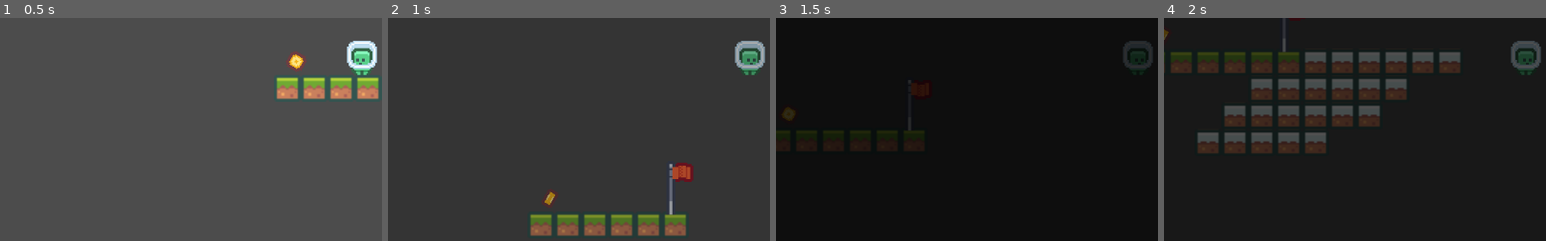
Above: before the commit, frames 1-4 (left to right).
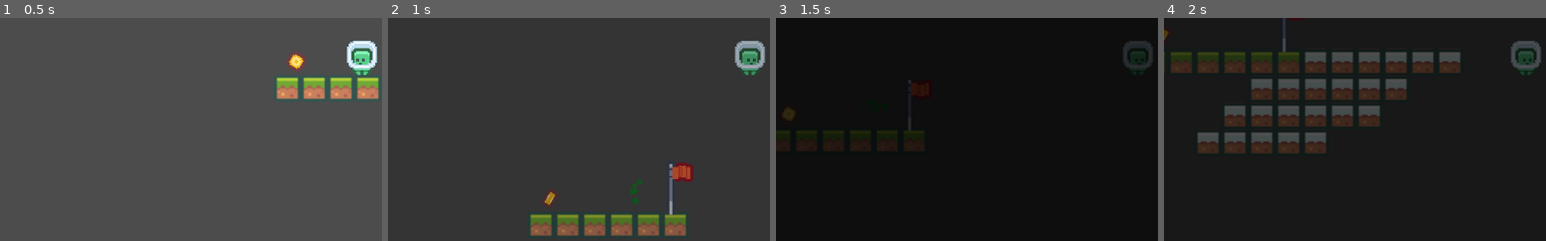
Above: after the commit, the same moments.

Repository: jlrm01-uni/PlatformerGame
Game: Godot game, scene res://levels/level1.tscn
Two runs of this game, one before a commit and one after it. Both use one fixed random seed, a clock stepped at 60 frames per second and the inputs below.
Inputs:
- Up to frame 1 (0.5 s): no input
- Up to frame 2 (1 s): tap Enter at 0.5 s; hold D (walk_right) from 0.53 s (still down); tap Space (jump) at 0.6, 0.77 s
- Up to frame 3 (1.5 s): keep holding D (walk_right); tap Space (jump) at 1.07, 1.35 s
- Up to frame 4 (2 s): keep holding D (walk_right); tap Space (jump) at 1.52, 1.82 s
The pictures show only the part of the screen within x 3-53%, y 41-91%; the shares and areas given below are measured in that part.

Frame 1 is identical in both runs. In frame 2, 0.1% of the frame differs, in the area x 63-67%, y 72-84%; in frame 3, less than 0.1%; in frame 4, nothing differs.

Commit message:
added particles when jumping

Diff:
--- a/Player.gd
+++ b/Player.gd
@@ -6,6 +6,8 @@
 
 onready var sprite = $Sprite
 onready var idle_timer = $IdleTimer
+
+var jump_particles_scene = load("res://jump_particles.tscn")
 
 var velocity: Vector2 = Vector2()
 
@@ -35,6 +37,7 @@
 		if is_on_floor():
 			velocity.y = -jump_force
 			set_idle(false)
+			show_jumping_particles()
 
 	velocity.y = velocity.y + GRAVITY * delta
 
@@ -42,6 +45,14 @@
 
 	if velocity.y != 0 and not is_on_floor():
 		idle_timer.start()
+
+func show_jumping_particles():
+	var instance = jump_particles_scene.instance()
+
+	instance.position = self.global_position
+	instance.emitting = true
+
+	get_tree().root.add_child(instance)
 
 func _on_IdleTimer_timeout():
 	set_idle(true)
--- /dev/null
+++ b/jump_particles.gd
@@ -0,0 +1,14 @@
+extends Particles2D
+
+onready var particles_2d: Particles2D = $"."
+
+func _ready() -> void:
+	pass # Replace with function body.
+
+
+
+
+func _on_Timer_timeout() -> void:
+	if not particles_2d.emitting:
+		print("releasing the particles!")
+		queue_free()
--- /dev/null
+++ b/jump_particles.tscn
@@ -0,0 +1,45 @@
+[gd_scene load_steps=7 format=2]
+
+[ext_resource path="res://jump_particles.gd" type="Script" id=1]
+
+[sub_resource type="Gradient" id=1]
+offsets = PoolRealArray( 0, 0.987097 )
+colors = PoolColorArray( 0.194959, 0.723324, 0.324932, 1, 0.756863, 0.952941, 0.0352941, 0 )
+
+[sub_resource type="GradientTexture" id=2]
+gradient = SubResource( 1 )
+
+[sub_resource type="Curve" id=3]
+_data = [ Vector2( 0, 1 ), 0.0, 0.0, 0, 0, Vector2( 0.988764, 0 ), 0.0, 0.0, 0, 0 ]
+
+[sub_resource type="CurveTexture" id=4]
+curve = SubResource( 3 )
+
+[sub_resource type="ParticlesMaterial" id=5]
+emission_shape = 5
+emission_ring_radius = 8.27
+emission_ring_inner_radius = 0.0
+emission_ring_height = 0.0
+emission_ring_axis = Vector3( 0, 0, 1 )
+flag_disable_z = true
+gravity = Vector3( 0, -30, 0 )
+orbit_velocity = 0.0
+orbit_velocity_random = 0.0
+linear_accel = 9.9
+scale = 3.55
+scale_curve = SubResource( 4 )
+color = Color( 0.0745098, 0.713726, 0.443137, 1 )
+color_ramp = SubResource( 2 )
+
+[node name="Particles2D" type="Particles2D"]
+emitting = false
+amount = 12
+one_shot = true
+process_material = SubResource( 5 )
+script = ExtResource( 1 )
+
+[node name="Timer" type="Timer" parent="."]
+wait_time = 0.5
+autostart = true
+
+[connection signal="timeout" from="Timer" to="." method="_on_Timer_timeout"]
